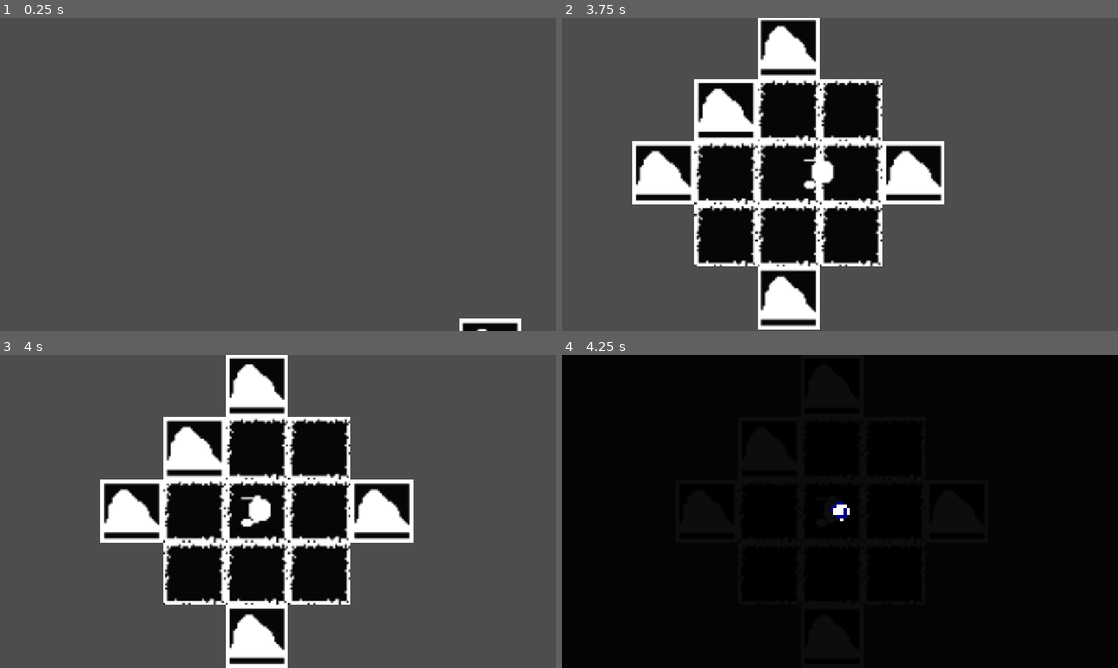
Above: before the commit, frames 1-4 (two rows, left to right).
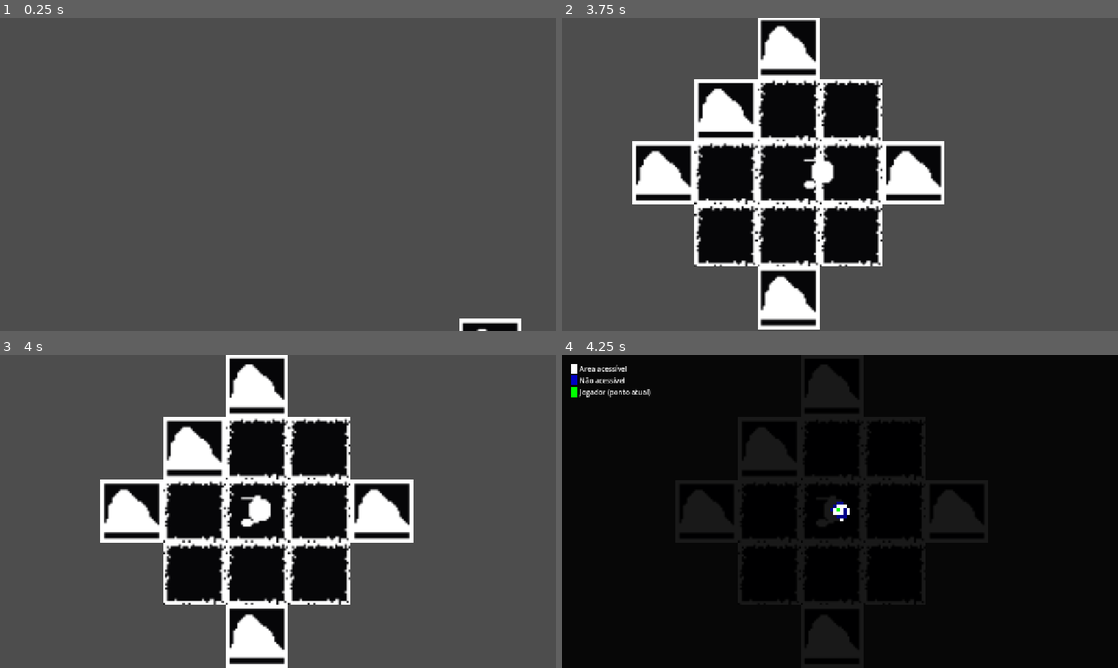
Above: after the commit, the same moments.

Repository: raysilent7/dot-adventures
Game: Godot game, scene res://board/objects/board.tscn
Two runs of this game, one before a commit and one after it. Both use one fixed random seed, a clock stepped at 60 frames per second and the inputs below.
Inputs:
- Up to frame 1 (0.25 s): no input
- Up to frame 2 (3.75 s): hold D (right) 0.53-1.28 s; hold S (down) 1.28-2.03 s; hold D (right) 2.03-2.78 s; hold W (up) 2.78-3.53 s; hold A (left) from 3.53 s (still down)
- Up to frame 3 (4 s): keep holding A (left)
- Up to frame 4 (4.25 s): keep holding A (left); tap M (map) at 4.15 s

Frames 1-3 are identical in both runs. In frame 4, 0.5% of the frame differs, in the area x 1-50%, y 2-50%.

Commit message:
adiçoes pontuais do mapa
- adicionando icone do jogador no mapa
 - adicionando uma legenda para facilitar entendimento do mapa

Diff:
--- a/board/objects/board.tscn
+++ b/board/objects/board.tscn
@@ -27,7 +27,7 @@
 anchor_bottom = 1.0
 grow_horizontal = 2
 grow_vertical = 2
-color = Color(0, 0, 0, 0.95000005)
+color = Color(0, 0, 0, 0.90000004)
 
 [node name="panel" type="Control" parent="mapUI" unique_id=1660437832]
 process_mode = 3
@@ -46,3 +46,46 @@
 script = ExtResource("5_3t3t1")
 
 [node name="mapContainer" type="Node2D" parent="mapUI/panel" unique_id=1492277250]
+
+[node name="subs" type="VBoxContainer" parent="mapUI" unique_id=1934265524]
+anchors_preset = -1
+offset_left = 20.0
+offset_top = 20.0
+offset_right = 168.0
+offset_bottom = 77.0
+pivot_offset = Vector2(40, 40)
+
+[node name="white" type="HBoxContainer" parent="mapUI/subs" unique_id=151321717]
+layout_mode = 2
+
+[node name="whiteColor" type="ColorRect" parent="mapUI/subs/white" unique_id=231510232]
+custom_minimum_size = Vector2(16, 16)
+layout_mode = 2
+
+[node name="whiteSub" type="Label" parent="mapUI/subs/white" unique_id=738314431]
+layout_mode = 2
+text = "Area acessível"
+
+[node name="blue" type="HBoxContainer" parent="mapUI/subs" unique_id=942822348]
+layout_mode = 2
+
+[node name="blueColor" type="ColorRect" parent="mapUI/subs/blue" unique_id=959354186]
+custom_minimum_size = Vector2(16, 16)
+layout_mode = 2
+color = Color(0, 0, 0.7642523, 1)
+
+[node name="blueSub" type="Label" parent="mapUI/subs/blue" unique_id=76916407]
+layout_mode = 2
+text = "Não acessível"
+
+[node name="green" type="HBoxContainer" parent="mapUI/subs" unique_id=1641518243]
+layout_mode = 2
+
+[node name="greenColor" type="ColorRect" parent="mapUI/subs/green" unique_id=1621869432]
+custom_minimum_size = Vector2(16, 16)
+layout_mode = 2
+color = Color(0, 1, 0, 1)
+
+[node name="greenSub" type="Label" parent="mapUI/subs/green" unique_id=443709611]
+layout_mode = 2
+text = "Jogador (ponto atual)"
--- a/board/scripts/mapUi.gd
+++ b/board/scripts/mapUi.gd
@@ -62,6 +62,18 @@
 			pos.x - min_x,
 			pos.y - min_y
 		)
+		tile.position = normalized * tileSize
 
-		tile.position = normalized * tileSize
+		var board = get_tree().current_scene
+		var player_tile = board.player.currentTile
+		var normalized_player = Vector2(
+			player_tile.x - min_x,
+			player_tile.y - min_y
+		)
+		var player_icon = ColorRect.new()
+		player_icon.color = Color.GREEN
+		player_icon.size = Vector2(tileSize, tileSize)
+		player_icon.position = normalized_player * tileSize
+
+		mapContainer.add_child(player_icon)
 		mapContainer.add_child(tile)
